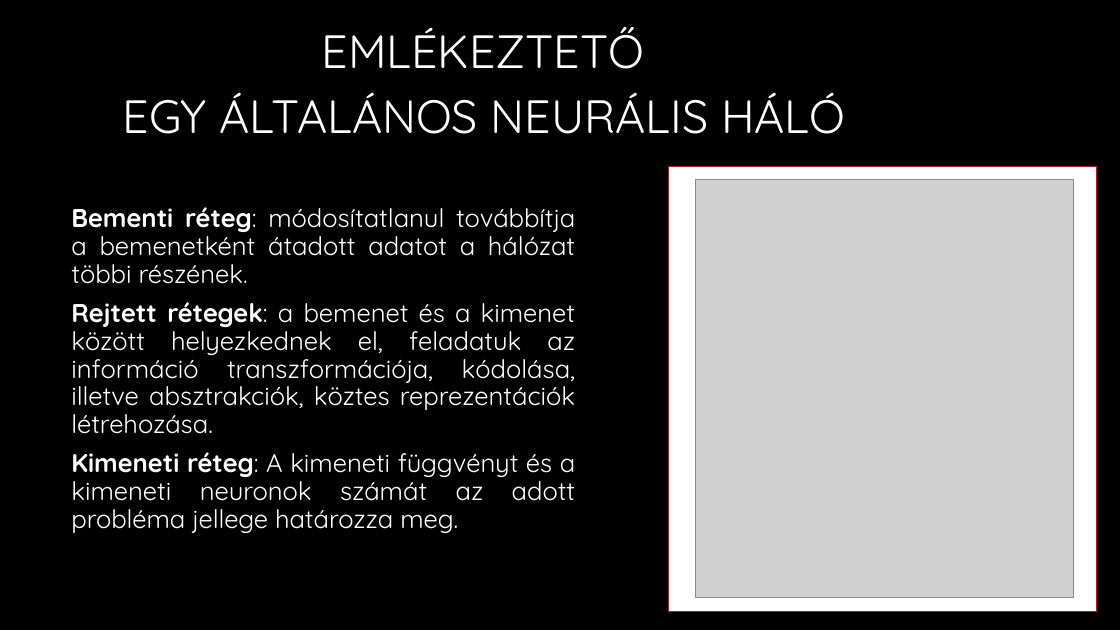
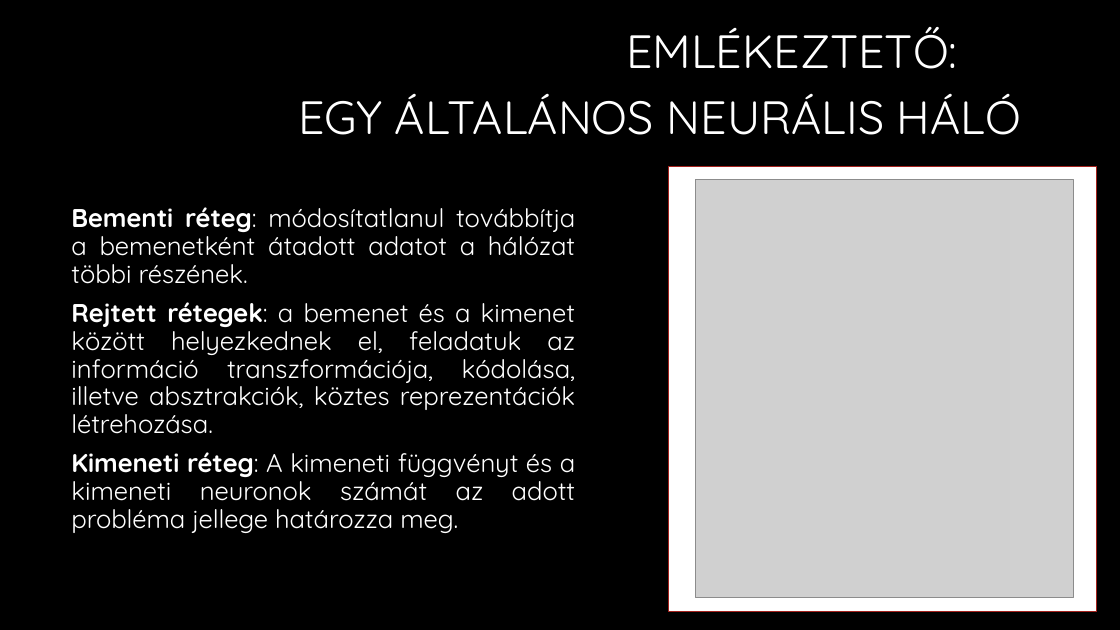
Before and after one commit to martontamas92/CNN, a slide deck: slide 2 of Konvolúciós neuronhálók.pptx. Drawn at 1120x630 pixels with LibreOffice and Linux fonts; fonts in the diff are those of the drawing; grey boxes stand for pictures; background and template pictures are left out. Boxes give left, top, right and bottom in pixels: in the first picture for what was removed or moved away, otherwise in the second. Text is boxed around its words. In the diff, an @@ line names an element or a change of style, - is before the commit and + after.

```diff
--- a/Konvolúciós neuronhálók.pptx
+++ b/Konvolúciós neuronhálók.pptx
@@ text at (626,27,958,69): text changed @@
-EMLÉKEZTETŐ
+EMLÉKEZTETŐ:
@@ title "EGY ÁLTALÁNOS NEURÁLIS HÁLÓ": place and size @@
-title "EGY ÁLTALÁNOS NEURÁLIS HÁLÓ" at (123,92,845,134)
+title "EGY ÁLTALÁNOS NEURÁLIS HÁLÓ" at (298,93,1021,135)
```
Also in this commit, not shown: 3 other slides changed, 7 slides added.
